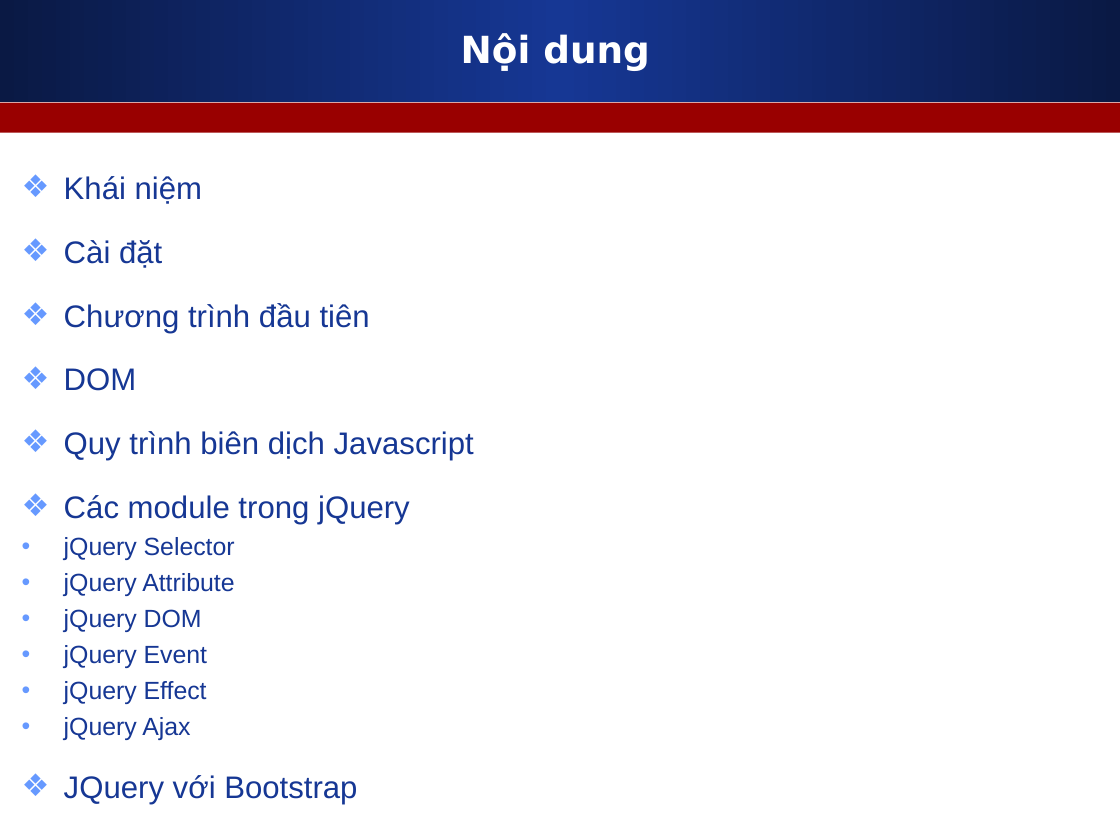
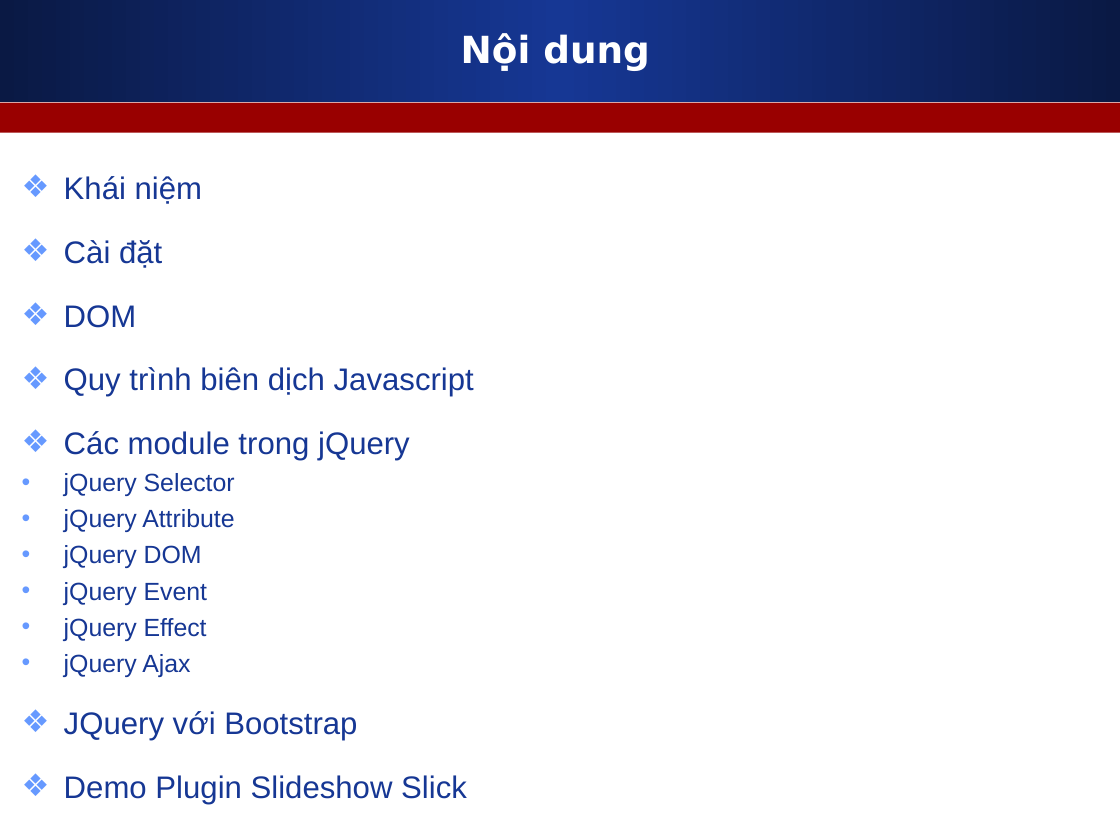
Before and after one commit to nguyenvietmanhit/phpfrontend09, a slide deck: slide 2 of Day09_Javascript_jQuery/Slide_bai_giang/Javascript_jQuery.ppt. Drawn at 1120x840 pixels with LibreOffice and Linux fonts; fonts in the diff are those of the drawing. Boxes give left, top, right and bottom in pixels: in the first picture for what was removed or moved away, otherwise in the second. Text is boxed around its words. In the diff, an @@ line names an element or a change of style, - is before the commit and + after.

Commit message:
update

```diff
--- a/Day09_Javascript_jQuery/Slide_bai_giang/Javascript_jQuery.ppt
+++ b/Day09_Javascript_jQuery/Slide_bai_giang/Javascript_jQuery.ppt
@@ text at [64,303,370,333]: paragraph removed @@
-❖ Chương trình đầu tiên
@@ text at [64,775,467,804]: paragraph added @@
+❖ Demo Plugin Slideshow Slick
```
Also in this commit, not shown: 1 slide added.
